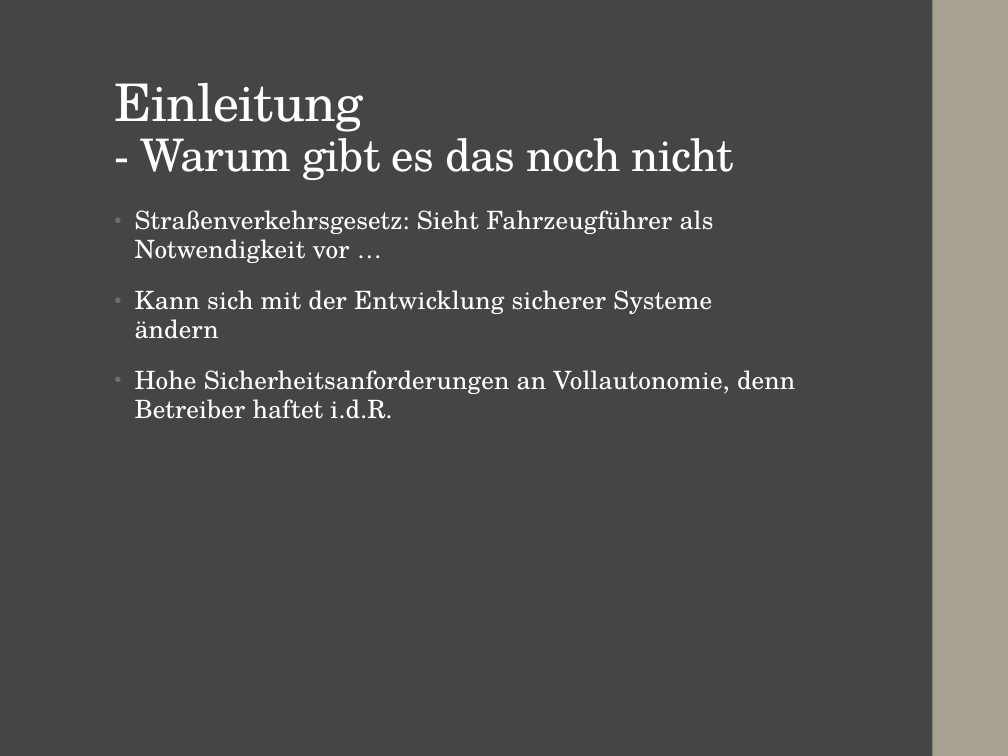
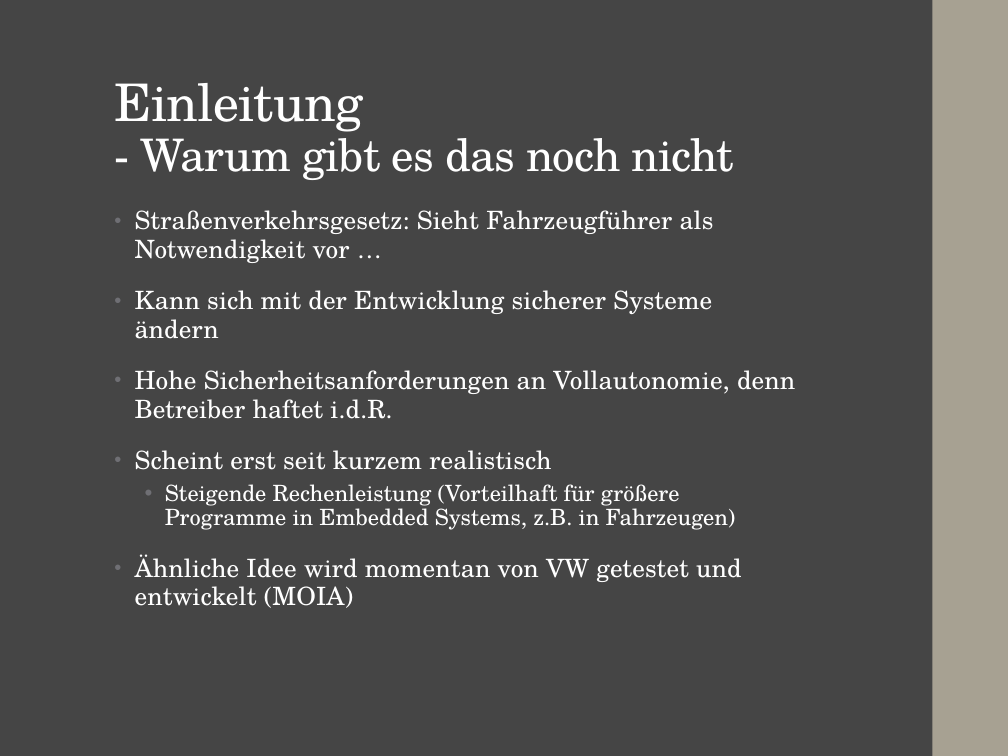
Before and after one commit to Finnfj/BTI-CPS, a slide deck: slide 5 of doc/Präsentation.pptx. Drawn at 1008x756 pixels with LibreOffice and Linux fonts; fonts in the diff are those of the drawing. Boxes give left, top, right and bottom in pixels: in the first picture for what was removed or moved away, otherwise in the second. Text is boxed around its words. In the diff, an @@ line names an element or a change of style, - is before the commit and + after.

```diff
--- a/doc/Präsentation.pptx
+++ b/doc/Präsentation.pptx
@@ text at (135, 450, 742, 608): paragraphs added @@
+• Scheint erst seit kurzem realistisch
+  • Steigende Rechenleistung (Vorteilhaft für größere Programme in Embedded Systems, z.B. in Fahrzeugen)
+• Ähnliche Idee wird momentan von VW getestet und entwickelt (MOIA)
```
Also in this commit, not shown: 8 other slides changed, 59 other files.
